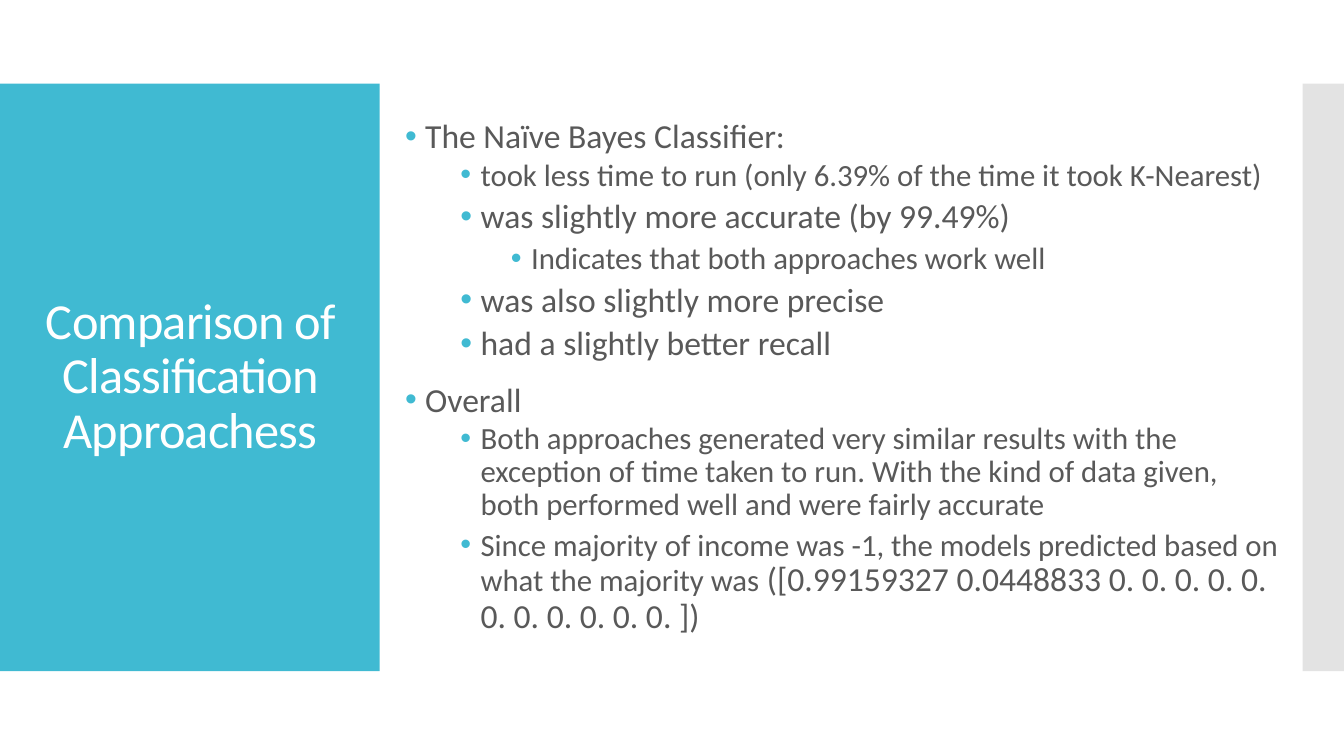
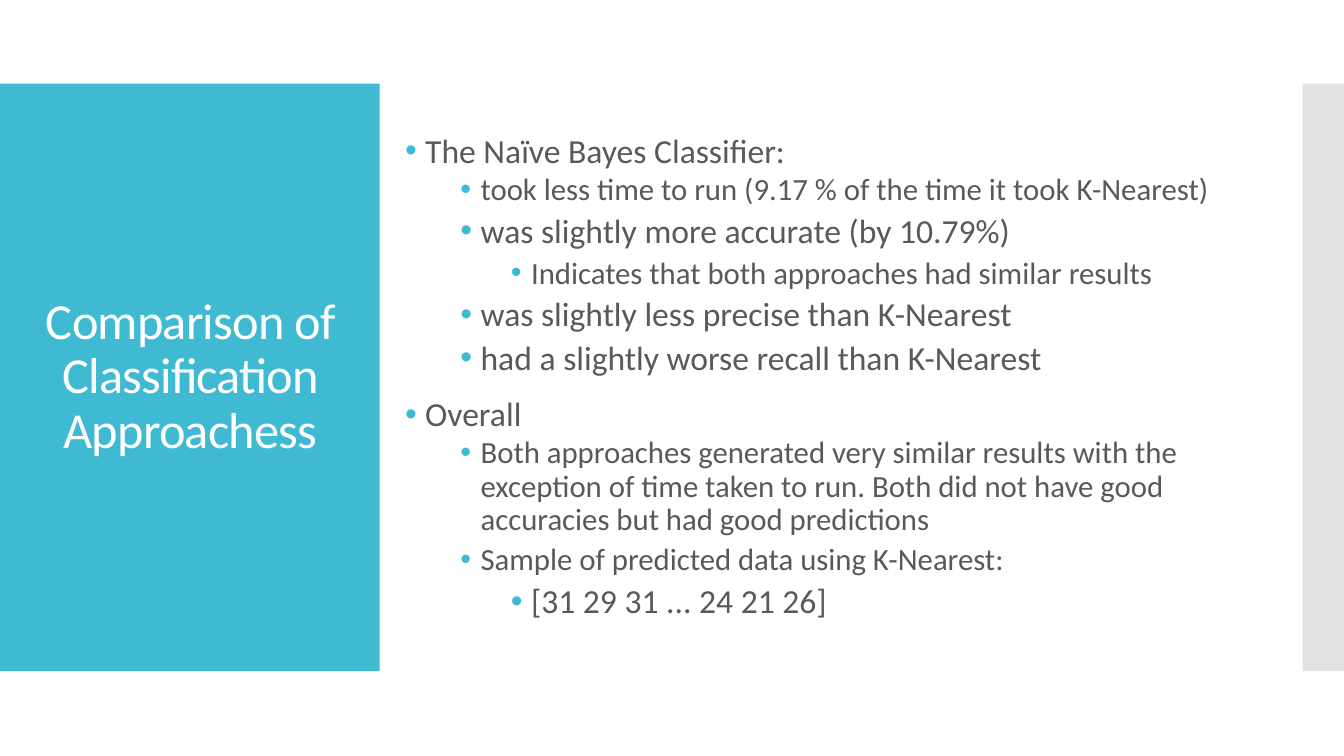
Before and after one commit to puneetsran/date-a-scientist, a slide deck: slide 15 of capstone_starter/date-a-scientist_PUNEET_SRAN.pptx (slide 13 before the commit). Drawn at 1344x756 pixels with LibreOffice and Linux fonts; fonts in the diff are those of the drawing. Boxes give left, top, right and bottom in pixels: in the first picture for what was removed or moved away, otherwise in the second. Text is boxed around its words. In the diff, an @@ line names an element or a change of style, - is before the commit and + after.

Commit message:
Codecademy generated from the project submission page.

```diff
--- a/capstone_starter/date-a-scientist_PUNEET_SRAN.pptx
+++ b/capstone_starter/date-a-scientist_PUNEET_SRAN.pptx
@@ text at [481,177,1209,376]: text changed; size 22 to 24 pt @@
-  • took less time to run (only 6.39% of the time it took K-Nearest)
-  • was slightly more accurate (by 99.49%)
-    • Indicates that both approaches work well
-  • was also slightly more precise
-  • had a slightly better recall
+  • took less time to run (9.17 % of the time it took K-Nearest)
+  • was slightly more accurate (by 10.79%)
+    • Indicates that both approaches had similar results
+  • was slightly less precise than K-Nearest
+  • had a slightly worse recall than K-Nearest
@@ text at [481,441,1177,618]: text changed @@
-  • Both approaches generated very similar results with the exception of time taken to run. With the kind of data given, both performed well and were fairly accurate
-  • Since majority of income was -1, the models predicted based on what the majority was ([0.99159327 0.0448833 0. 0. 0. 0. 0. 0. 0. 0. 0. 0. 0. ])
+  • Both approaches generated very similar results with the exception of time taken to run. Both did not have good accuracies but had good predictions
+  • Sample of predicted data using K-Nearest:
+    • [31 29 31 ... 24 21 26]
```
Also in this commit, not shown: 16 other slides changed, 3 slides added, 3 other files.
